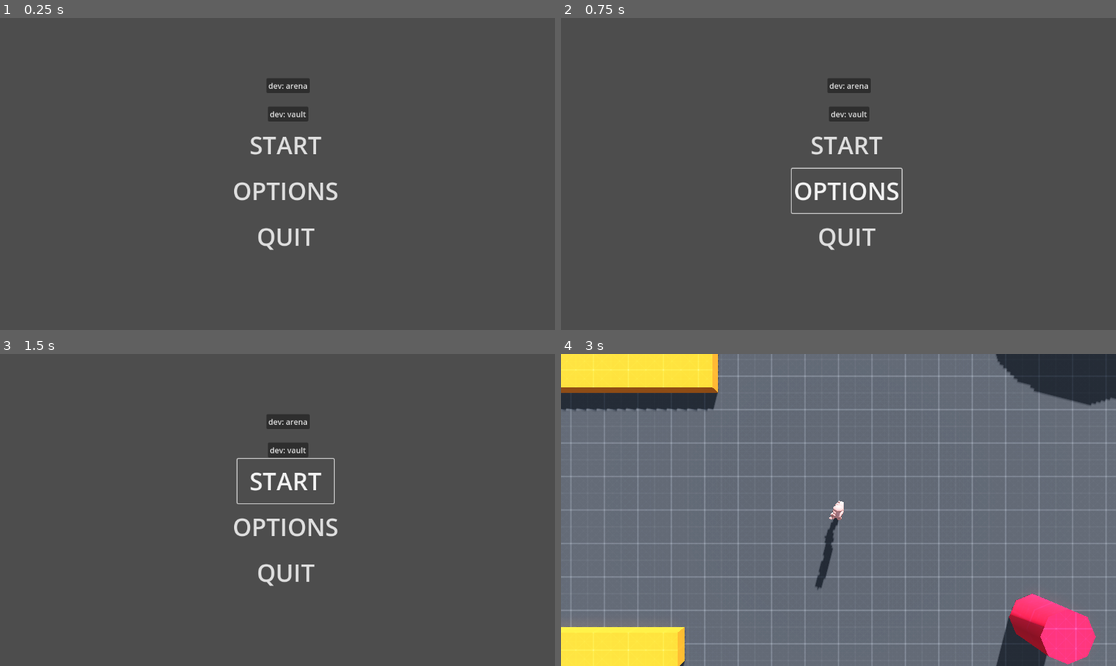
Above: before the commit, frames 1-4 (two rows, left to right).
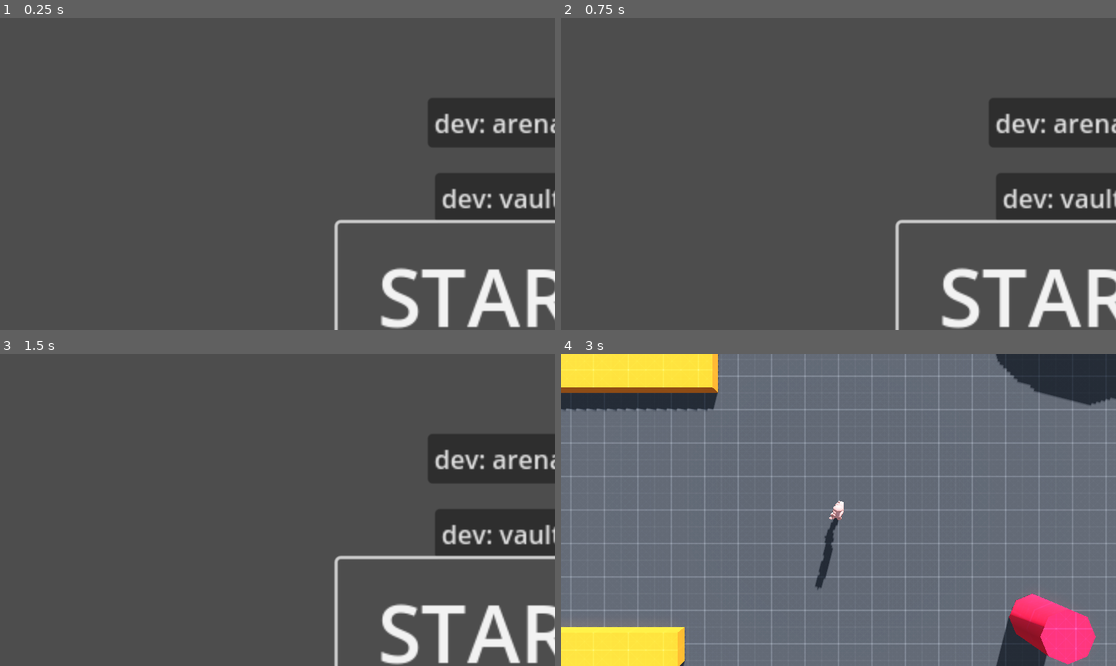
Above: after the commit, the same moments.

Repository: Bloombeard/diamond-heist
Game: Godot game, scene res://scenes/main_menu.tscn
The game is run twice, just before and just after one commit, with the same random seed, the same clock (stepped at 60 frames per second) and the same inputs.
Inputs (mouse positions are in pixels of both pictures, inside the frame that each line leads up to):
- Up to frame 1 (0.25 s): no input
- Up to frame 2 (0.75 s): click (844, 189) at 0.5 s, where only the run before the commit has a clickable "OPTIONS"
- Up to frame 3 (1.5 s): click "START" at 1.25 s
- Up to frame 4 (3 s): click "START" at 2 s; click "dev: arena" at 2.75 s

The runs differ from the first frame. In frame 1, 11% of the frame differs, in the area x 42-100%, y 19-100%; in frame 2, 11%, in the area x 41-100%, y 19-100%; in frame 3, 11%; in frame 4, nothing differs.

Commit message:
navigation works for main menu

Diff:
--- a/scenes/main_menu.tscn
+++ b/scenes/main_menu.tscn
@@ -2,11 +2,13 @@
 
 [ext_resource type="Script" uid="uid://en4mnbpc27oy" path="res://scripts/main_menu.gd" id="1_l6cm7"]
 
-[node name="MainMenu" type="Node2D"]
+[node name="MainMenu" type="Control"]
+layout_mode = 3
+anchors_preset = 0
 script = ExtResource("1_l6cm7")
 
 [node name="button_manager" type="Control" parent="."]
-layout_mode = 3
+layout_mode = 1
 anchors_preset = 8
 anchor_left = 0.5
 anchor_top = 0.5
@@ -17,57 +19,62 @@
 
 [node name="dev_arena_start_button" type="Button" parent="button_manager"]
 layout_mode = 0
-offset_left = 553.0
-offset_top = 125.0
-offset_right = 643.0
-offset_bottom = 156.0
+offset_left = 888.0
+offset_top = 166.0
+offset_right = 978.0
+offset_bottom = 197.0
+scale = Vector2(3.3190937, 3.3190937)
 focus_neighbor_top = NodePath("../quit_button")
 focus_neighbor_bottom = NodePath("../dev_vault_start_button")
 text = "dev: arena"
 
 [node name="dev_vault_start_button" type="Button" parent="button_manager"]
 layout_mode = 0
-offset_left = 556.0
-offset_top = 184.0
-offset_right = 640.0
-offset_bottom = 215.0
+offset_left = 903.00006
+offset_top = 322.0
+offset_right = 987.00006
+offset_bottom = 353.0
+scale = Vector2(3.3190937, 3.3190937)
 focus_neighbor_top = NodePath("../dev_arena_start_button")
 focus_neighbor_bottom = NodePath("../start_button")
 text = "dev: vault"
 
 [node name="start_button" type="Button" parent="button_manager"]
 layout_mode = 0
-offset_left = 493.0
-offset_top = 218.0
-offset_right = 693.0
-offset_bottom = 310.0
+offset_left = 701.0
+offset_top = 425.99997
+offset_right = 901.0011
+offset_bottom = 518.0
+scale = Vector2(3.3190937, 3.3190937)
 focus_neighbor_top = NodePath("../dev_vault_start_button")
-focus_neighbor_bottom = NodePath("../options_button")
+focus_neighbor_bottom = NodePath("../load_button")
 theme_override_font_sizes/font_size = 50
 text = "START
 "
 flat = true
 
-[node name="options_button" type="Button" parent="button_manager"]
+[node name="load_button" type="Button" parent="button_manager"]
 layout_mode = 0
-offset_left = 479.0
-offset_top = 313.0
-offset_right = 707.0
-offset_bottom = 405.0
+offset_left = 643.00006
+offset_top = 656.00006
+offset_right = 871.00006
+offset_bottom = 748.00006
+scale = Vector2(3.3190937, 3.3190937)
 focus_neighbor_top = NodePath("../start_button")
 focus_neighbor_bottom = NodePath("../quit_button")
 theme_override_font_sizes/font_size = 50
-text = "OPTIONS
+text = "LOAD (todo)
 "
 flat = true
 
 [node name="quit_button" type="Button" parent="button_manager"]
 layout_mode = 0
-offset_left = 493.0
-offset_top = 408.0
-offset_right = 693.0
-offset_bottom = 500.0
-focus_neighbor_top = NodePath("../options_button")
+offset_left = 698.0
+offset_top = 913.00006
+offset_right = 898.0
+offset_bottom = 1005.00006
+scale = Vector2(3.3190937, 3.3190937)
+focus_neighbor_top = NodePath("../load_button")
 focus_neighbor_bottom = NodePath("../dev_arena_start_button")
 theme_override_font_sizes/font_size = 50
 text = "QUIT
@@ -77,5 +84,5 @@
 [connection signal="pressed" from="button_manager/dev_arena_start_button" to="." method="_on_dev_arena_start_button_pressed"]
 [connection signal="pressed" from="button_manager/dev_vault_start_button" to="." method="_on_dev_vault_start_button_pressed"]
 [connection signal="pressed" from="button_manager/start_button" to="." method="_on_start_button_pressed"]
-[connection signal="pressed" from="button_manager/options_button" to="." method="_on_options_button_pressed"]
+[connection signal="pressed" from="button_manager/load_button" to="." method="_on_load_button_pressed"]
 [connection signal="pressed" from="button_manager/quit_button" to="." method="_on_quit_button_pressed"]
--- a/scripts/main_menu.gd
+++ b/scripts/main_menu.gd
@@ -1,17 +1,12 @@
-extends Node2D
+extends Control
 
 @onready var startButton := $button_manager/start_button
 
-func _onready() -> void:
+func _ready() -> void:
 	startButton.grab_focus()
 
 func _on_start_button_pressed() -> void:
 	pass # Replace with function body.
-
-
-func _on_options_button_pressed() -> void:
-	pass # Replace with function body.
-
 
 func _on_quit_button_pressed() -> void:
 	get_tree().quit()
@@ -21,3 +16,6 @@
 
 func _on_dev_arena_start_button_pressed() -> void:
 	get_tree().change_scene_to_file("res://scenes/test_arena.tscn")
+
+func _on_load_button_pressed() -> void:
+	pass # Replace with function body.
Not shown, changed: assets/textures/grids/Purple/texture_01.png.import
